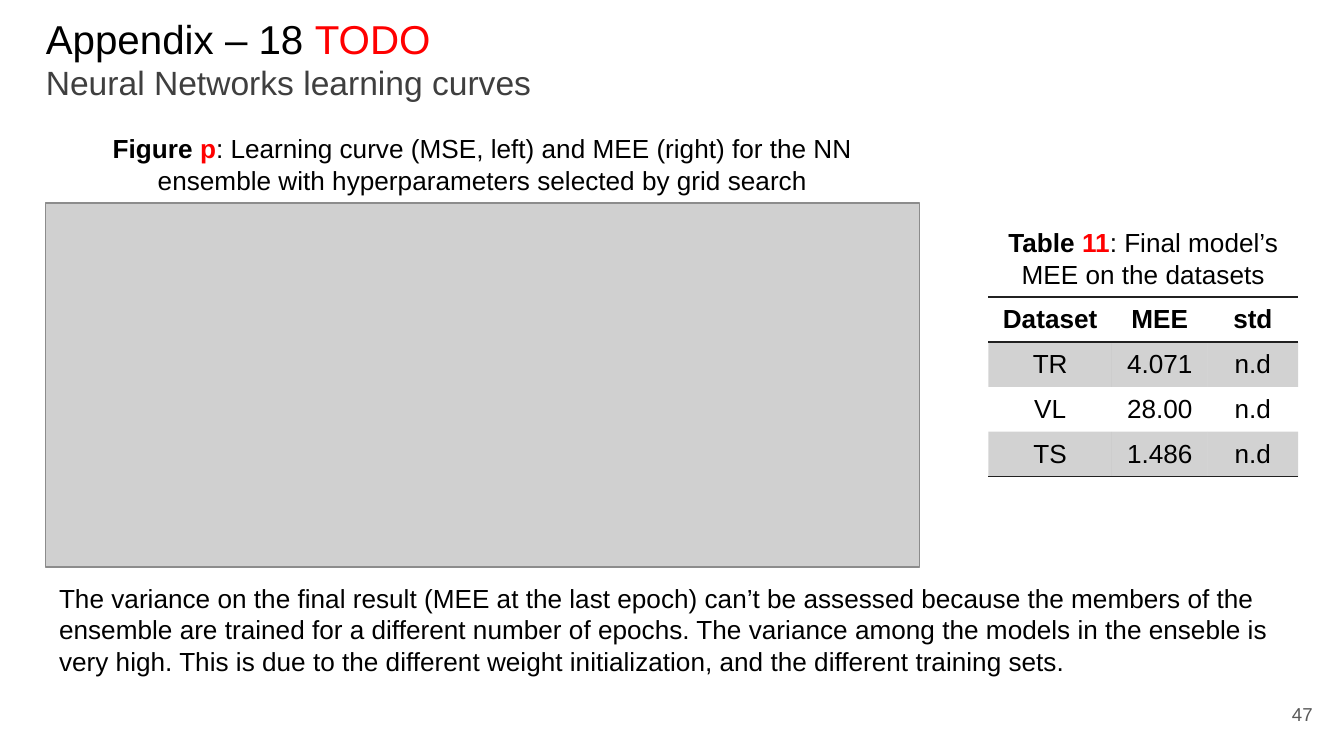
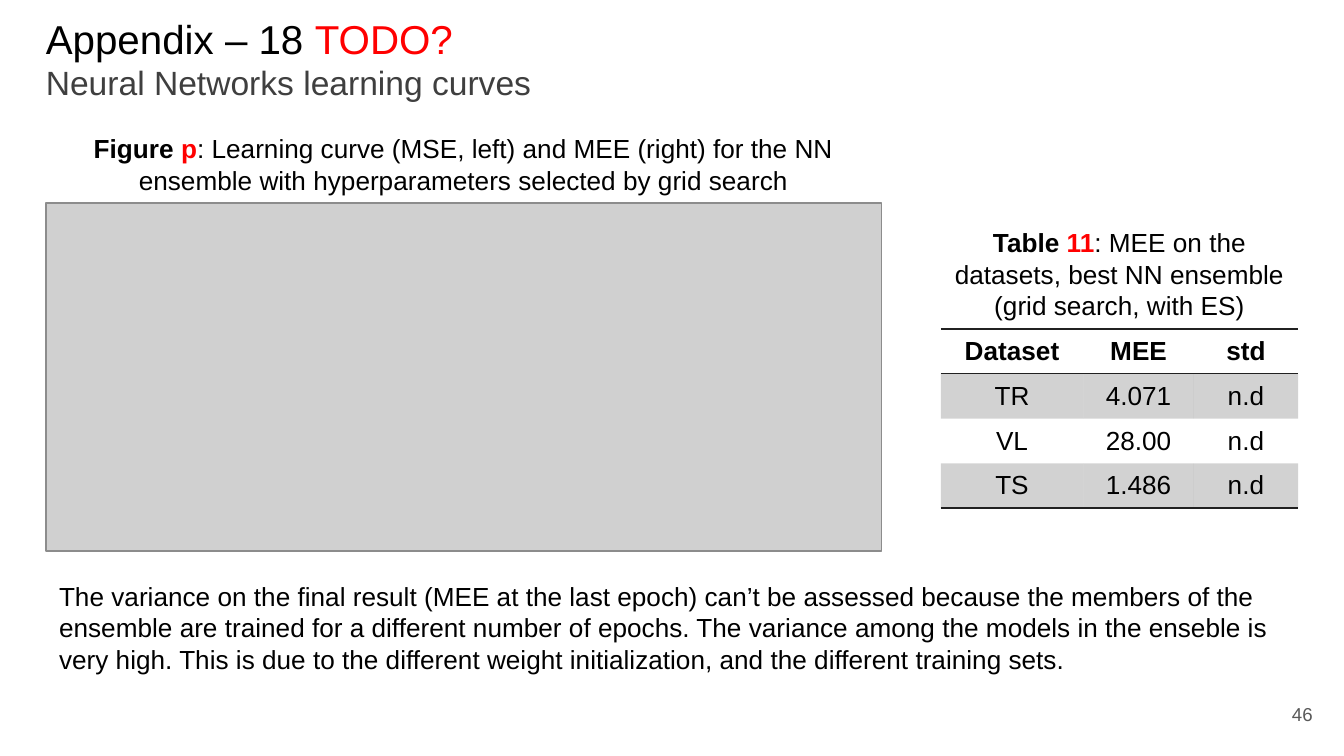
Before and after one commit to paolo-junior-mollica/machine-learning-project, a slide deck: slide 46 of relazione/Canduci_Marino_Mollica.pptx (slide 47 before the commit). Drawn at 1344x756 pixels with LibreOffice and Linux fonts; fonts in the diff are those of the drawing; grey boxes stand for pictures. Boxes give left, top, right and bottom in pixels: in the first picture for what was removed or moved away, otherwise in the second. Text is boxed around its words. In the diff, an @@ line names an element or a change of style, - is before the commit and + after.

Commit message:
Update report: added optuna plots & numbers, hyperparameters, discussion and others

```diff
--- a/relazione/Canduci_Marino_Mollica.pptx
+++ b/relazione/Canduci_Marino_Mollica.pptx
@@ title at bbox=[46, 24, 531, 101]: text changed @@
-Appendix – 18 TODO
-Neural Networks learning curves
+Appendix – 18 TODO?
+Neural Networks learning curves
@@ text "Figure p: Learning curve (MSE, ...": place and size @@
-text "Figure p: Learning curve (MSE, ..." at bbox=[113, 139, 851, 196]
+text "Figure p: Learning curve (MSE, ..." at bbox=[94, 139, 833, 196]
@@ picture: place and size @@
-picture at bbox=[46, 203, 919, 567]
+picture at bbox=[46, 203, 882, 551]
@@ text at bbox=[955, 233, 1283, 321]: text changed @@
-Table 11: Final model’s MEE on the datasets
+Table 11: MEE on the datasets, best NN ensemble (grid search, with ES)
@@ table: place and size @@
-table at bbox=[988, 297, 1297, 476]
+table at bbox=[941, 329, 1298, 508]
@@ page number at bbox=[1292, 708, 1313, 721]: text changed @@
-47
+46
```
Also in this commit, not shown: 14 other slides changed, 1 slide added, 1 slide removed.
